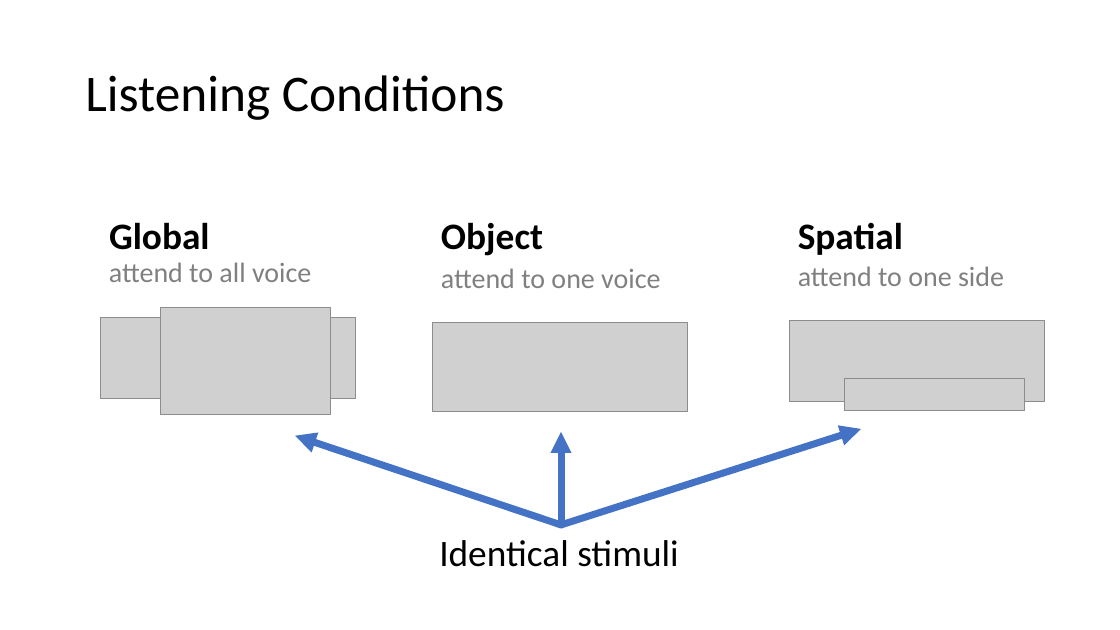
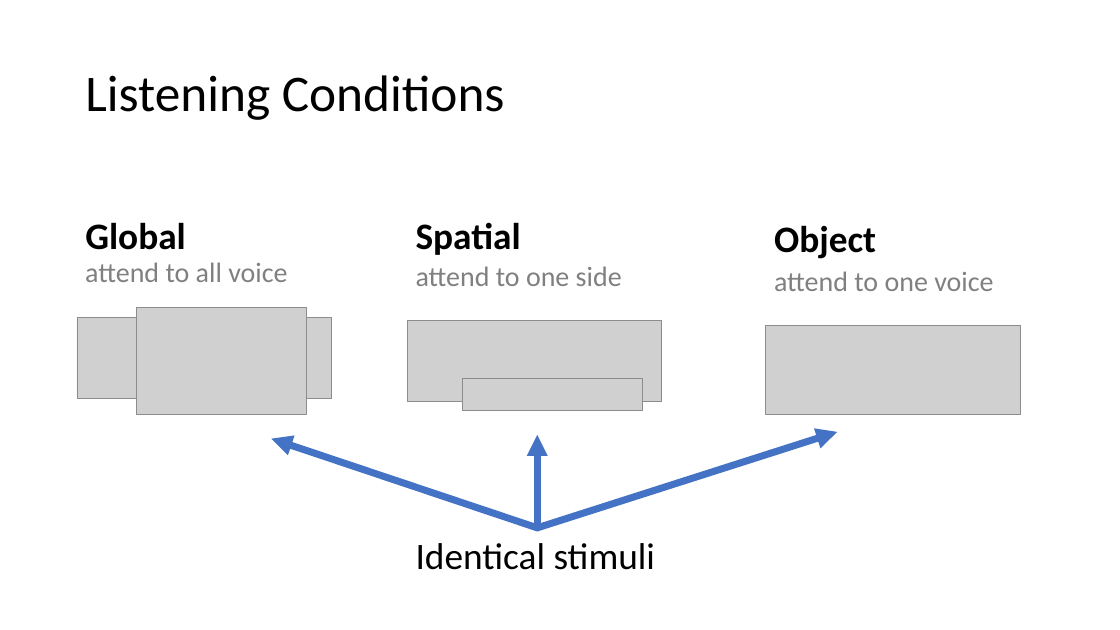
Before and after one commit to haberdashPI/german_track, a slide deck: slide 23 of presentations/ARO_2021/adapting_auditory_attention.pptx (slide 20 before the commit). Drawn at 1120x630 pixels with LibreOffice and Linux fonts; fonts in the diff are those of the drawing; grey boxes stand for pictures. Boxes give left, top, right and bottom in pixels: in the first picture for what was removed or moved away, otherwise in the second. Text is boxed around its words. In the diff, an @@ line names an element or a change of style, - is before the commit and + after.

```diff
--- a/presentations/ARO_2021/adapting_auditory_attention.pptx
+++ b/presentations/ARO_2021/adapting_auditory_attention.pptx
@@ 2 pictures, 2 texts: place and size @@
-2 pictures, 2 texts at (101,222,355,414)
+2 pictures, 2 texts at (77,222,332,414)
@@ 2 pictures, 2 texts: place and size @@
-2 pictures, 2 texts at (790,222,1044,410)
+2 pictures, 2 texts at (408,222,662,410)
@@ 2 texts, 1 picture: place and size @@
-2 texts, 1 picture at (433,222,687,411)
+2 texts, 1 picture at (766,225,1021,414)
@@ 3 arrows, 1 text: place and size @@
-3 arrows, 1 text at (295,429,861,567)
+3 arrows, 1 text at (271,432,838,570)
```
Also in this commit, not shown: 16 other slides changed, 3 slides added, 21 slides removed.
